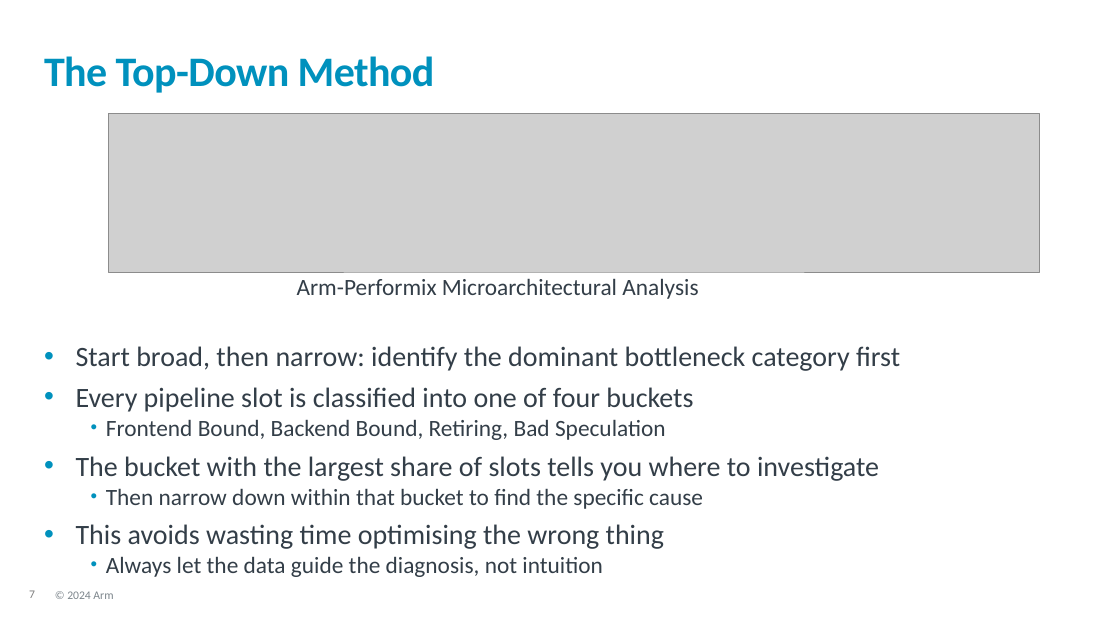
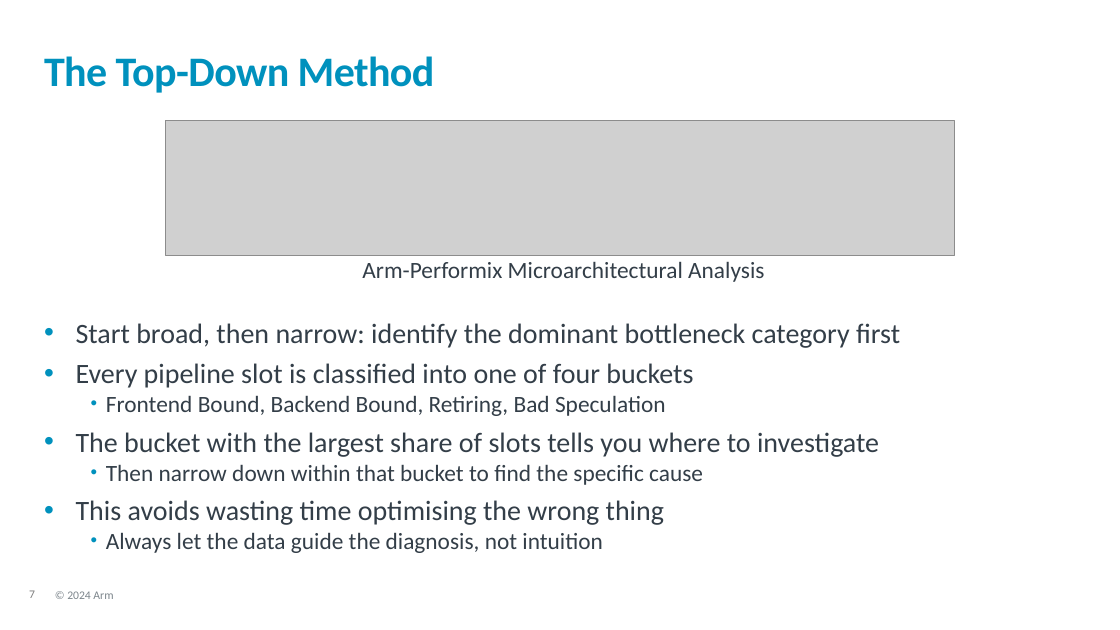
Before and after one commit to OliverGrainge/Arm-Total-Performance, a slide deck: slide 7 of slides.pptx. Drawn at 1120x630 pixels with LibreOffice and Linux fonts; fonts in the diff are those of the drawing; grey boxes stand for pictures; background and template pictures are left out. Boxes give left, top, right and bottom in pixels: in the first picture for what was removed or moved away, otherwise in the second. Text is boxed around its words. In the diff, an @@ line names an element or a change of style, - is before the commit and + after.

```diff
--- a/slides.pptx
+++ b/slides.pptx
@@ picture: place and size @@
-picture at <box>109,113,1040,272</box>
+picture at <box>166,121,955,255</box>
@@ text "Arm-Performix Microarchitectural Analysis": place and size @@
-text "Arm-Performix Microarchitectural Analysis" at <box>297,278,698,299</box>
+text "Arm-Performix Microarchitectural Analysis" at <box>362,261,764,282</box>
@@ text "Start broad, then narrow: identify ...": place and size @@
-text "Start broad, then narrow: identify ..." at <box>76,346,900,577</box>
+text "Start broad, then narrow: identify ..." at <box>76,323,900,553</box>
```
Also in this commit, not shown: 12 other slides changed.
